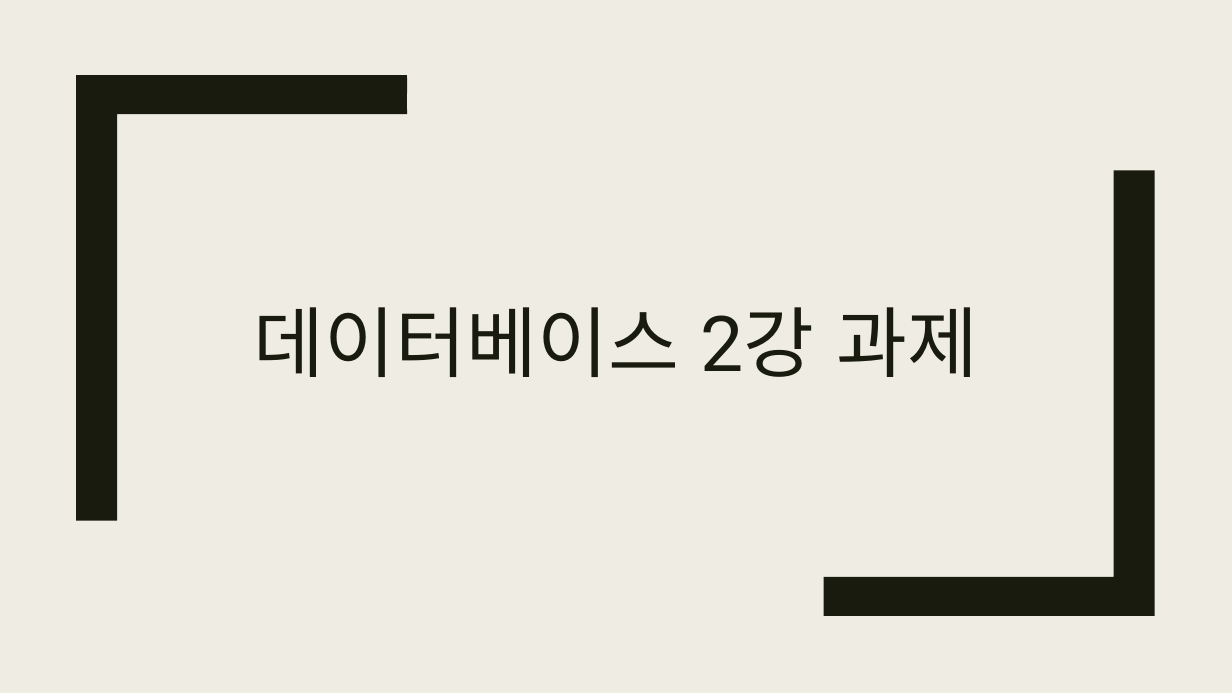
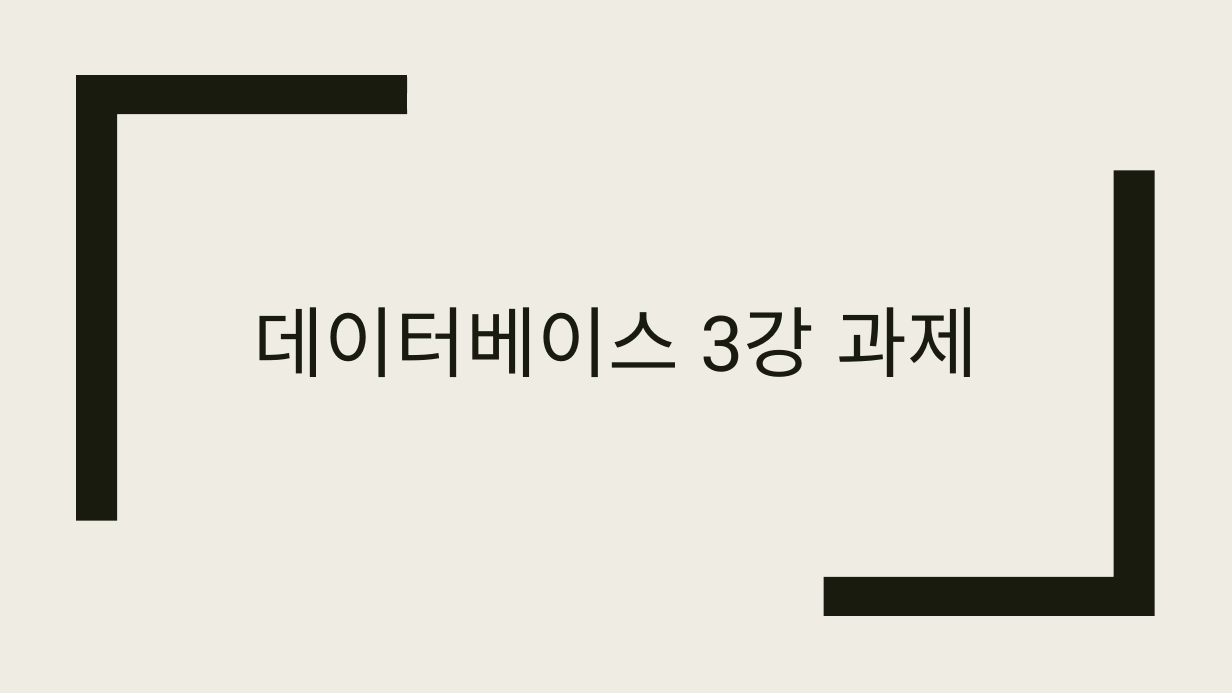
Before and after one commit to bino0130/politec-database, a slide deck: slide 1 of 데이터베이스프로그래밍 과제/20230518 데이터베이스 3강 과제 남정현.pptx. Drawn at 1232x693 pixels with LibreOffice and Linux fonts; fonts in the diff are those of the drawing. Boxes give left, top, right and bottom in pixels: in the first picture for what was removed or moved away, otherwise in the second. Text is boxed around its words. In the diff, an @@ line names an element or a change of style, - is before the commit and + after.

```diff
--- a/데이터베이스프로그래밍 과제/20230518 데이터베이스 3강 과제 남정현.pptx
+++ b/데이터베이스프로그래밍 과제/20230518 데이터베이스 3강 과제 남정현.pptx
@@ title at (x1=254, y1=307, x2=978, y2=377): text changed @@
-데이터베이스 2강 과제
+데이터베이스 3강 과제
```
Also in this commit, not shown: 1 other slide changed, 3 other files.
